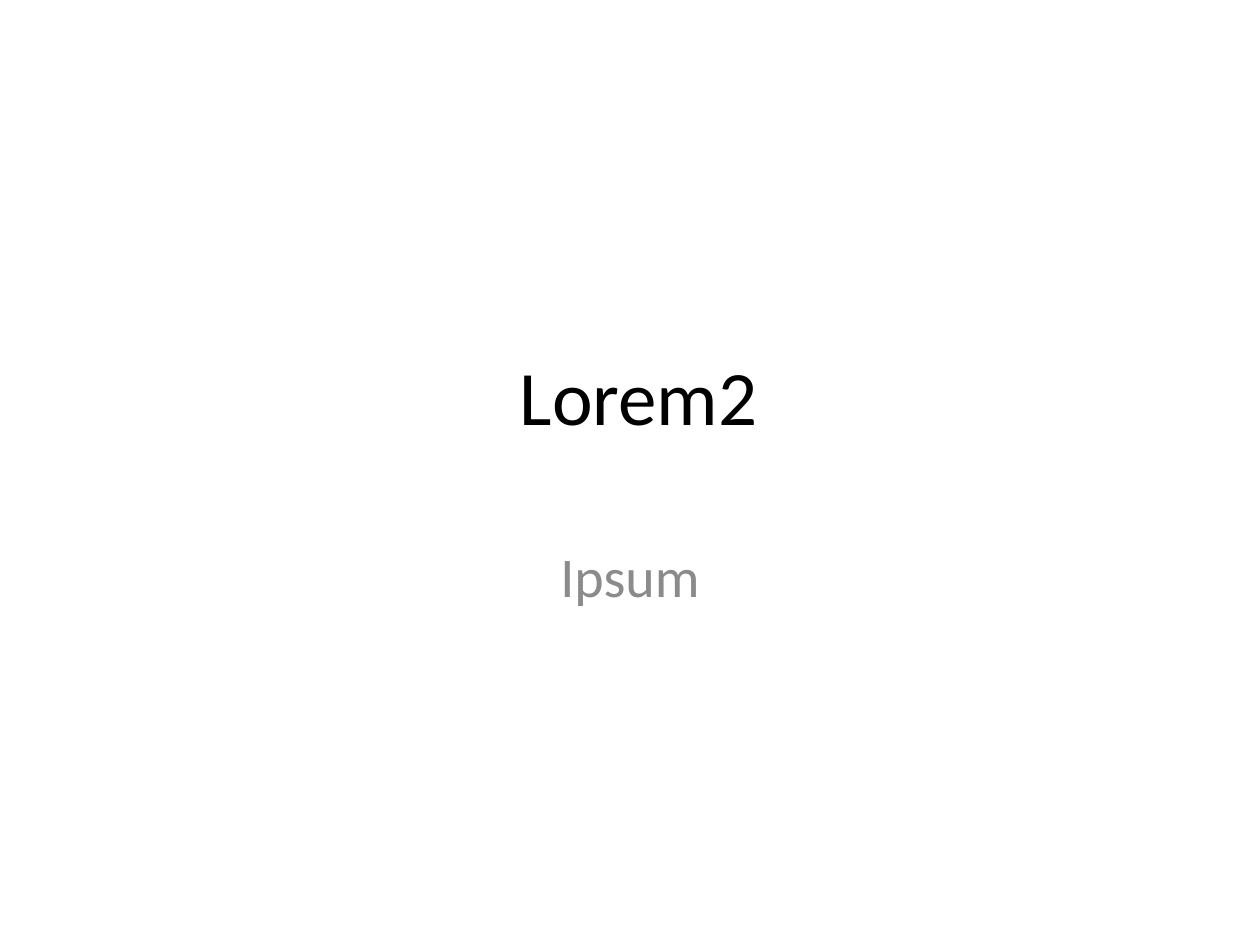
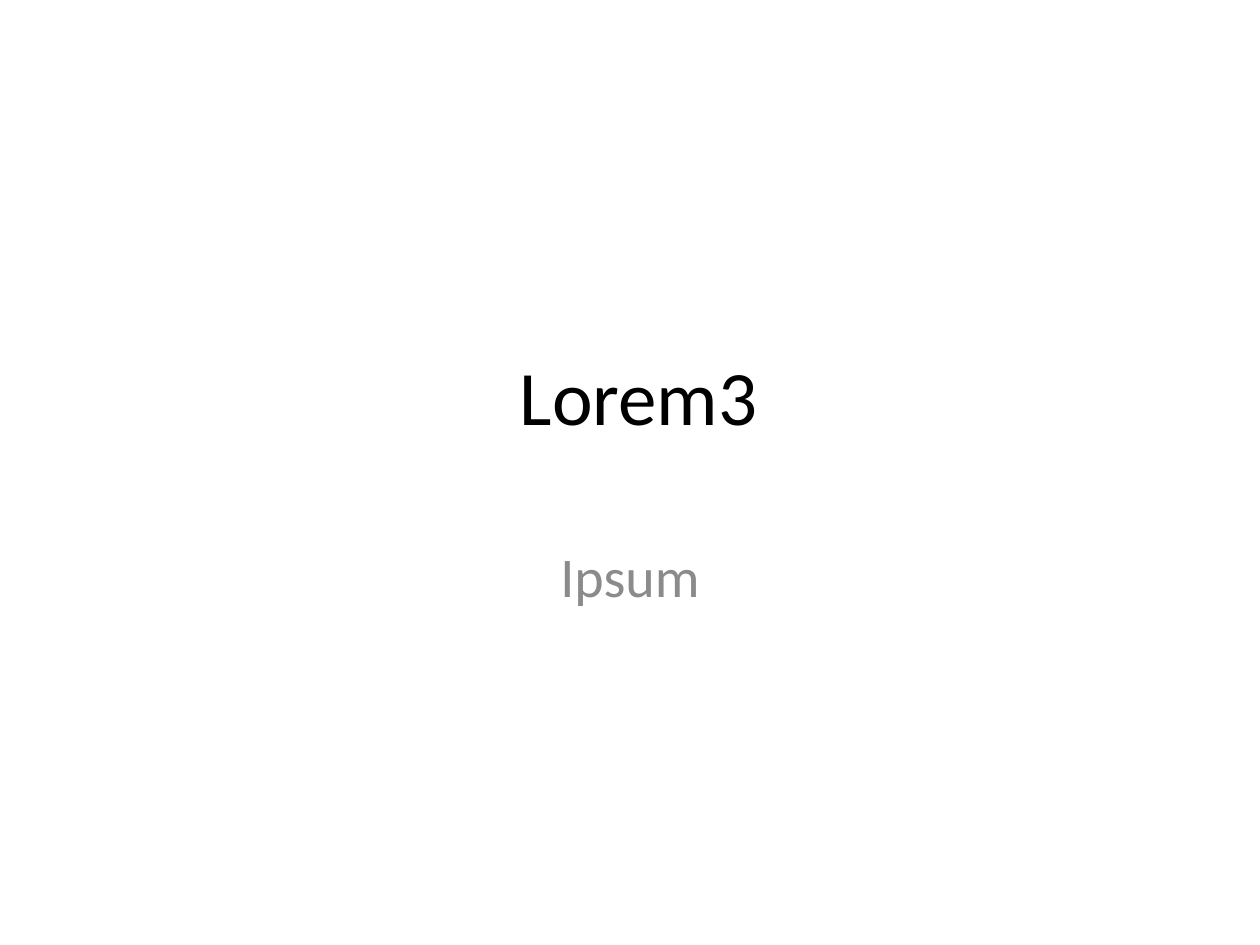
Before and after one commit to jbeejones/MyTest, a slide deck: slide 1 of docs/Presentation2.pptx. Drawn at 1260x945 pixels with LibreOffice and Linux fonts; fonts in the diff are those of the drawing. Boxes give left, top, right and bottom in pixels: in the first picture for what was removed or moved away, otherwise in the second. Text is boxed around its words. In the diff, an @@ line names an element or a change of style, - is before the commit and + after.

Commit message:
/ ‘docs/Presentation2.pptx’

```diff
--- a/docs/Presentation2.pptx
+++ b/docs/Presentation2.pptx
@@ title at (x1=520, y1=375, x2=757, y2=426): text changed @@
-Lorem2
+Lorem3
```
